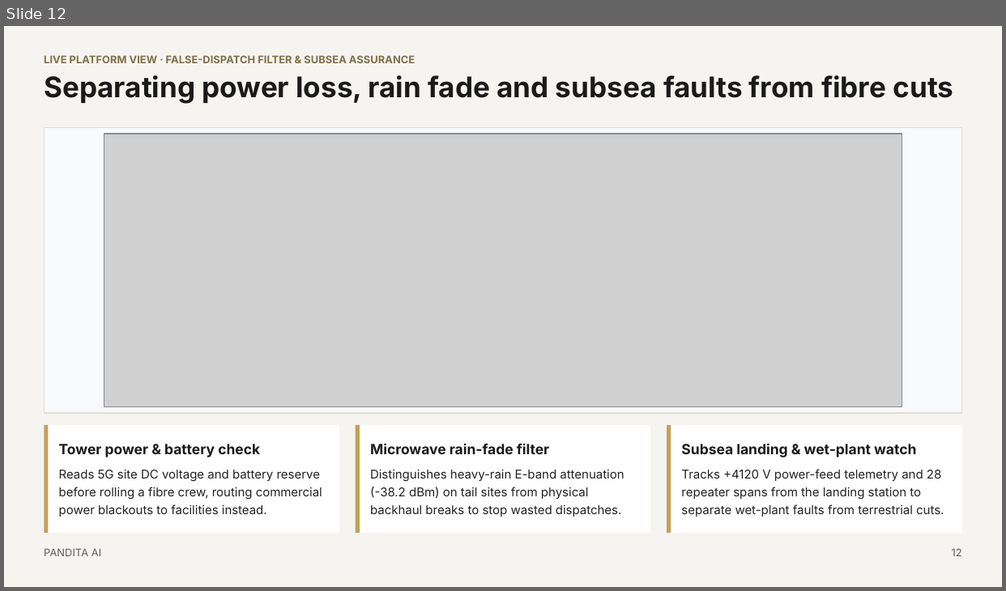
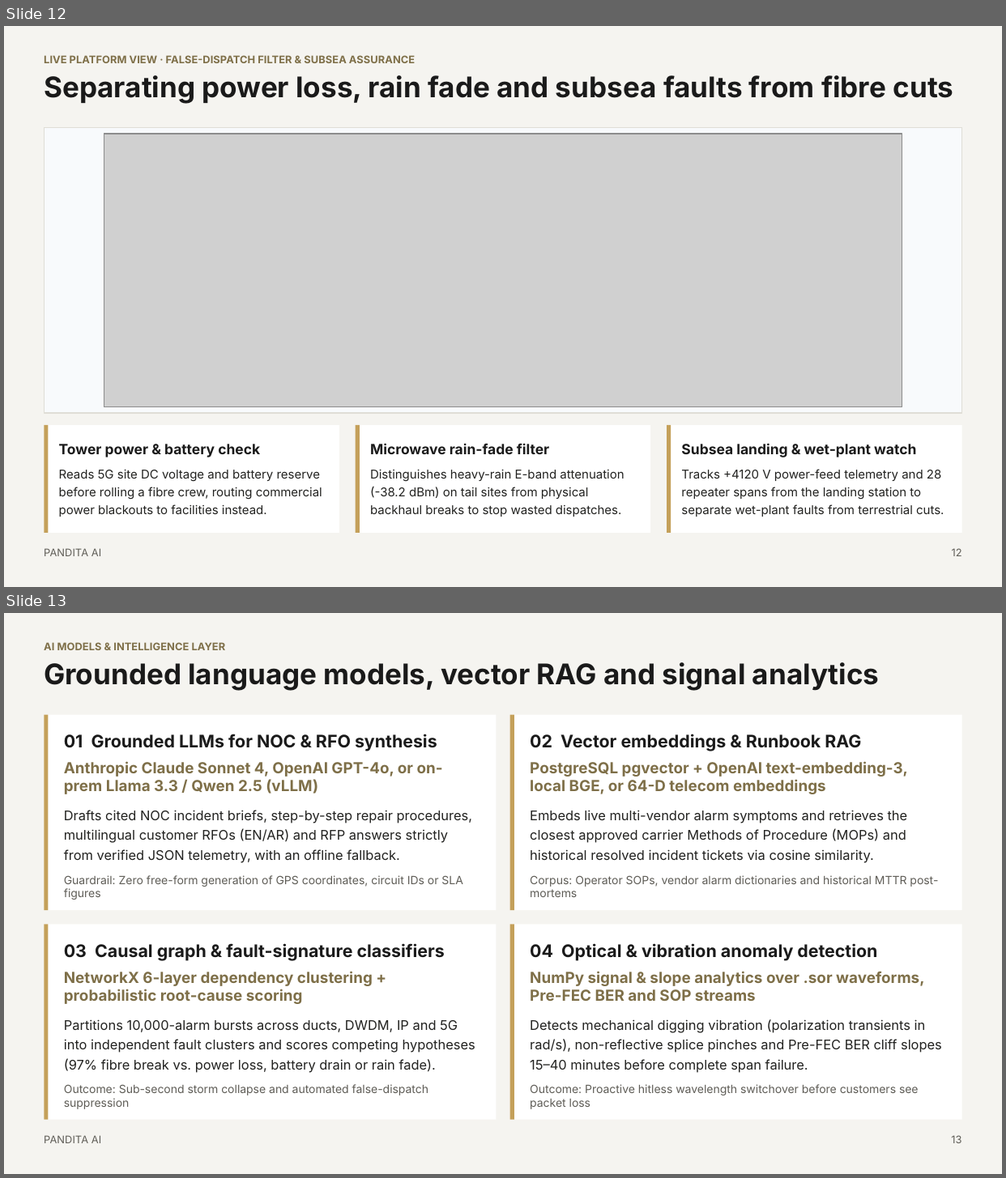
Before and after one commit to bhandiwad/netops, a slide deck: docs/Pandita_for_Telco_Deck_Updated.pptx. Shown one above the other, each under a label of ours: slide 12 before the commit, slides 12 and 13 after it. The pictures are 1006x591 and 1006x1178 pixels, drawn with LibreOffice and Linux fonts; fonts in the diff are those of the drawing; grey boxes stand for pictures. Boxes give left, top, right and bottom in pixels: in the first picture for what was removed or moved away, otherwise in the second. Text is boxed around its words. In the diff, an @@ line names an element or a change of style, - is before the commit and + after.

Commit message:
docs: highlight AI models, pgvector RAG, graph ML and signal analytics across deck and tech overview

```diff
--- a/docs/Pandita_for_Telco_Deck_Updated.pptx
+++ b/docs/Pandita_for_Telco_Deck_Updated.pptx
@@ slide 13 added at box(4, 613, 1002, 1174), background #F5F4F0 @@
@@ text added at box(44, 642, 880, 691), 20.5 pt, text #1A1A1A, bold @@
+AI MODELS & INTELLIGENCE LAYER
+Grounded language models, vector RAG and signal analytics
@@ rectangle added at box(44, 715, 496, 910), fill #FFFFFF @@
@@ rectangle added at box(44, 715, 48, 910), fill #C4A05A @@
@@ text added at box(64, 734, 472, 863), 9.6 pt, text #222220 @@
+01 Grounded LLMs for NOC & RFO synthesis
+Anthropic Claude Sonnet 4, OpenAI GPT-4o, or on-prem Llama 3.3 / Qwen 2.5 (vLLM)
+Drafts cited NOC incident briefs, step-by-step repair procedures, multilingual customer RFOs (EN/AR) and RFP answers strictly from verified JSON telemetry, with an offline fallback.
@@ rectangle added at box(510, 715, 962, 910), fill #FFFFFF @@
@@ rectangle added at box(510, 715, 514, 910), fill #C4A05A @@
@@ text added at box(530, 734, 908, 863), 9.6 pt, text #222220 @@
+02 Vector embeddings & Runbook RAG
+PostgreSQL pgvector + OpenAI text-embedding-3, local BGE, or 64-D telecom embeddings
+Embeds live multi-vendor alarm symptoms and retrieves the closest approved carrier Methods of Procedure (MOPs) and historical resolved incident tickets via cosine similarity.
@@ text added at box(64, 875, 462, 900), 8.2 pt, text #5F5D57 @@
+Guardrail: Zero free-form generation of GPS coordinates, circuit IDs or SLA figures
@@ text added at box(530, 875, 938, 897), 8.2 pt, text #5F5D57 @@
+Corpus: Operator SOPs, vendor alarm dictionaries and historical MTTR post-mortems
@@ rectangle added at box(44, 924, 496, 1120), fill #FFFFFF @@
@@ rectangle added at box(44, 924, 48, 1120), fill #C4A05A @@
@@ rectangle added at box(510, 924, 962, 1120), fill #FFFFFF @@
@@ rectangle added at box(510, 924, 514, 1120), fill #C4A05A @@
@@ text added at box(64, 943, 475, 1073), 9.6 pt, text #222220 @@
+03 Causal graph & fault-signature classifiers
+NetworkX 6-layer dependency clustering + probabilistic root-cause scoring
+Partitions 10,000-alarm bursts across ducts, DWDM, IP and 5G into independent fault clusters and scores competing hypotheses (97% fibre break vs. power loss, battery drain or rain fade).
@@ text added at box(530, 943, 942, 1073), 9.6 pt, text #222220 @@
+04 Optical & vibration anomaly detection
+NumPy signal & slope analytics over .sor waveforms, Pre-FEC BER and SOP streams
+Detects mechanical digging vibration (polarization transients in rad/s), non-reflective splice pinches and Pre-FEC BER cliff slopes 15–40 minutes before complete span failure.
@@ text added at box(64, 1084, 429, 1110), 8.2 pt, text #5F5D57 @@
+Outcome: Sub-second storm collapse and automated false-dispatch suppression
@@ text added at box(530, 1084, 918, 1110), 8.2 pt, text #5F5D57 @@
+Outcome: Proactive hitless wavelength switchover before customers see packet loss
@@ text added at box(44, 1135, 101, 1144), 7.5 pt, text #5F5D57 @@
+PANDITA AI
@@ text added at box(951, 1135, 961, 1144), 7.5 pt, text #5F5D57 @@
+13
```
Also in this commit, not shown: 2 slides changed, 2 other files.
